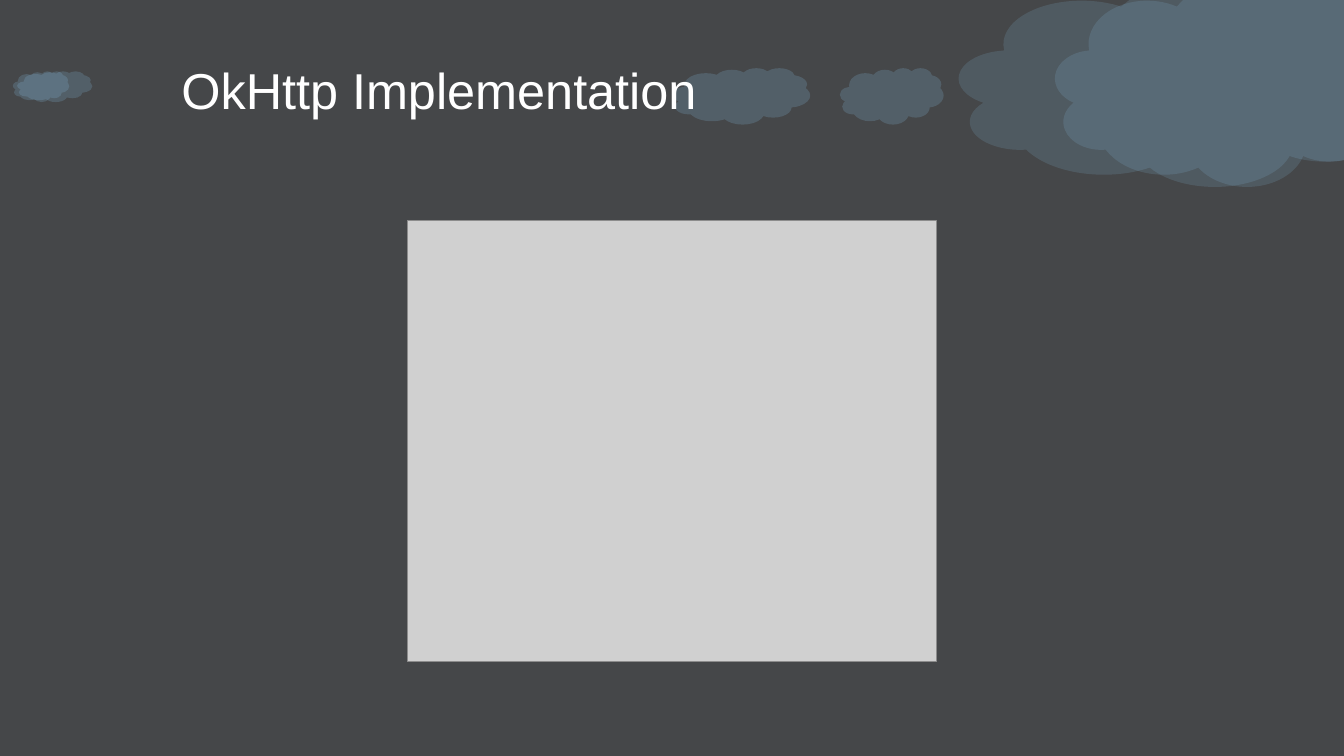
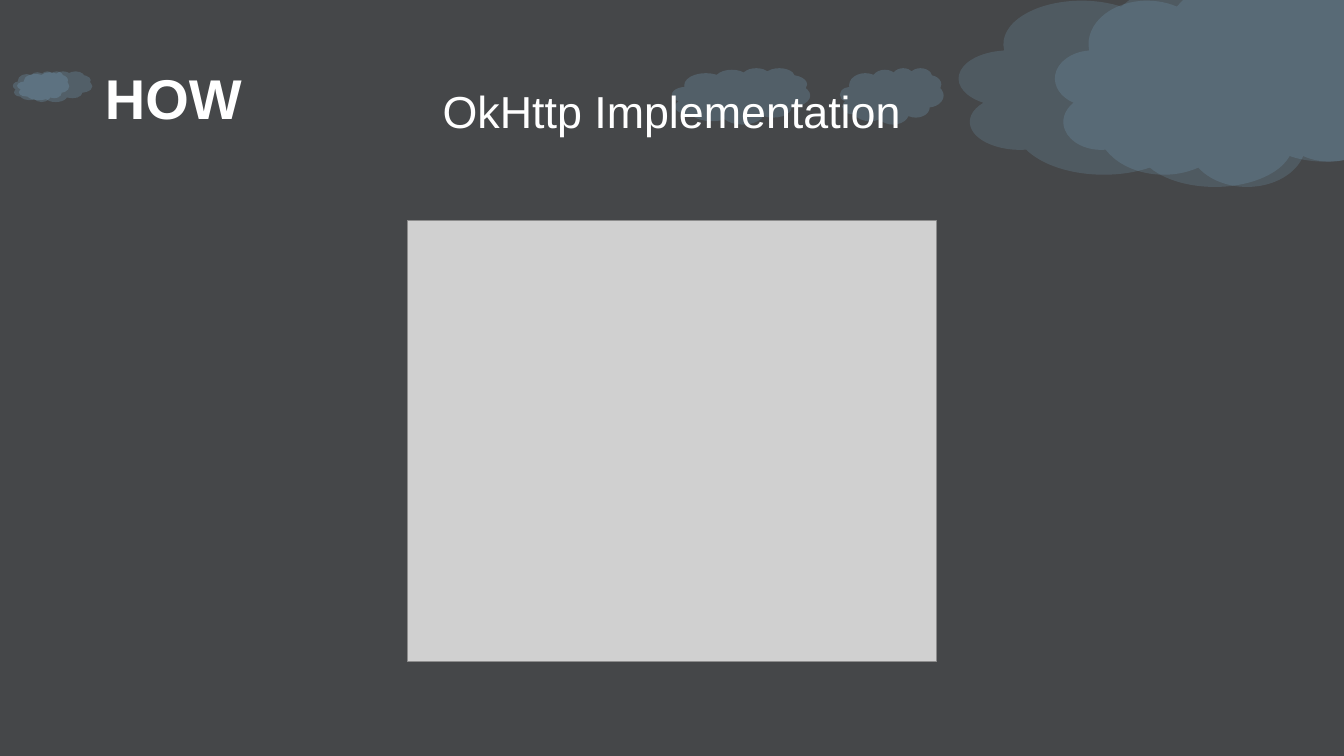
Before and after one commit to daisongsong1991/ppt, a slide deck: slide 18 of net_ppt.pptx. Drawn at 1344x756 pixels with LibreOffice and Linux fonts; fonts in the diff are those of the drawing; grey boxes stand for pictures; background and template pictures are left out. Boxes give left, top, right and bottom in pixels: in the first picture for what was removed or moved away, otherwise in the second. Text is boxed around its words. In the diff, an @@ line names an element or a change of style, - is before the commit and + after.

```diff
--- a/net_ppt.pptx
+++ b/net_ppt.pptx
@@ text "OkHttp Implementation": place and size @@
-text "OkHttp Implementation" at (181,72,696,119)
+text "OkHttp Implementation" at (443,95,900,137)
@@ text "OkHttp Implementation" at (443,95,900,137): size 36 to 32 pt; alignment left to centre @@
@@ text added at (105,80,242,120), 40 pt, text #FFFFFF, bold @@
+HOW
```
Also in this commit, not shown: 15 other slides changed, 5 slides added, 4 slides removed.
